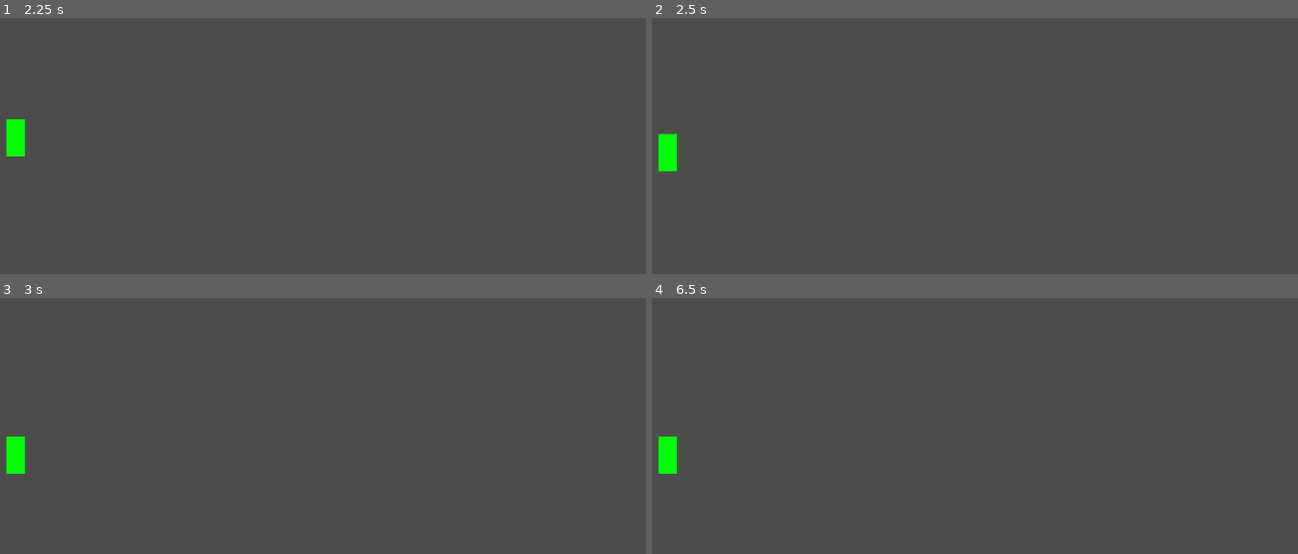
Above: before the commit, frames 1-4 (two rows, left to right).
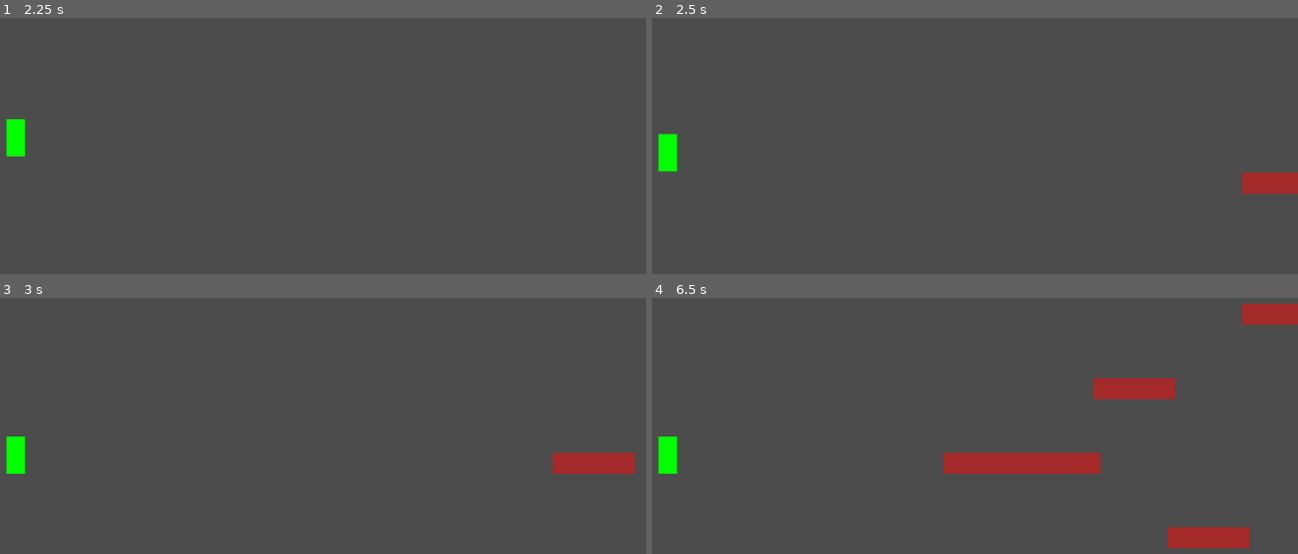
Above: after the commit, the same moments.

Repository: the-g-force/FamJam-December2020
Game: Godot game, scene res://src/SplashScreen.tscn
The game is run twice, just before and just after one commit, with the same random seed, the same clock (stepped at 60 frames per second) and the same inputs.
Inputs (mouse positions are in pixels of both pictures, inside the frame that each line leads up to):
- Up to frame 1 (2.25 s): tap Enter at 0.5 s; move the mouse to (432, 87) at 0.52 s; click (432, 87) at 0.67 s; tap Space (jump) at 0.77, 2 s; click "PLAY" at 1.25 s; move the mouse to (109, 130) at 2.02 s; click (109, 130) at 2.17 s
- Up to frame 2 (2.5 s): tap Space (jump) at 2.27 s
- Up to frame 3 (3 s): move the mouse to (outside the picture) at 2.77 s; click (outside the picture) at 2.92 s
- Up to frame 4 (6.5 s): move the mouse to (878, 477) at 3.52 s; click (878, 477) at 3.67 s; tap Space (jump) at 3.77, 4.52, 5.27 s; move the mouse to (1142, 456) at 4.27 s; click (1142, 456) at 4.42 s; move the mouse to (684, 321) at 5.02 s; click (684, 321) at 5.17 s; move the mouse to (955, 387) at 5.77 s; click (955, 387) at 5.92 s

Frame 1 is identical in both runs. In frame 2, 0.7% of the frame differs, in the area x 91-100%, y 60-69%; in frame 3, 1.0%; in frame 4, 4.8%, in the area x 45-100%, y 2-98%.

Commit message:
Add tiles that move across the screen

Diff:
--- /dev/null
+++ b/project/src/TestLevel.gd
@@ -0,0 +1,32 @@
+extends Node2D
+
+
+const TILE : PackedScene = preload("res://src/Tile.tscn")
+
+export var tile_spawn_delay := 1.0
+export var tile_speed := 100.0
+
+var tile_height_increments := [200, 300, 400, 500]
+
+onready var _timer := $Timer
+onready var _tiles := $Tiles
+
+# Called when the node enters the scene tree for the first time.
+func _ready():
+	_timer.start(tile_spawn_delay)
+
+
+func _process(delta):
+	for tile in _tiles.get_children():
+		if tile.position.x > 0:
+			tile.position.x -= tile_speed*delta
+		else:
+			tile.queue_free()
+
+
+func _on_Timer_timeout():
+	var tile_height_index = randi()%tile_height_increments.size()
+	var tile_height = tile_height_increments[tile_height_index]
+	var Tile = TILE.instance()
+	Tile.position = Vector2(1024, tile_height)
+	_tiles.add_child(Tile)
--- a/project/src/TestLevel.tscn
+++ b/project/src/TestLevel.tscn
@@ -1,11 +1,13 @@
-[gd_scene load_steps=3 format=2]
+[gd_scene load_steps=4 format=2]
 
 [ext_resource path="res://src/Elf.tscn" type="PackedScene" id=1]
+[ext_resource path="res://src/TestLevel.gd" type="Script" id=2]
 
 [sub_resource type="RectangleShape2D" id=1]
 extents = Vector2( 65.8379, 19.6357 )
 
-[node name="Node2D" type="Node2D"]
+[node name="TestLevel" type="Node2D"]
+script = ExtResource( 2 )
 
 [node name="Elf" parent="." instance=ExtResource( 1 )]
 position = Vector2( 166, 310 )
@@ -15,3 +17,8 @@
 
 [node name="CollisionShape2D" type="CollisionShape2D" parent="StaticBody2D"]
 shape = SubResource( 1 )
+
+[node name="Tiles" type="Node2D" parent="."]
+
+[node name="Timer" type="Timer" parent="."]
+[connection signal="timeout" from="Timer" to="." method="_on_Timer_timeout"]
--- /dev/null
+++ b/project/src/Tile.gd
@@ -0,0 +1,16 @@
+extends StaticBody2D
+
+
+# Declare member variables here. Examples:
+# var a = 2
+# var b = "text"
+
+
+# Called when the node enters the scene tree for the first time.
+func _ready():
+	pass # Replace with function body.
+
+
+func _draw():
+	var extents:Vector2 = $CollisionShape2D.shape.extents
+	draw_rect(Rect2(-extents, extents*2), Color.brown)
--- /dev/null
+++ b/project/src/Tile.tscn
@@ -0,0 +1,12 @@
+[gd_scene load_steps=3 format=2]
+
+[ext_resource path="res://src/Tile.gd" type="Script" id=1]
+
+[sub_resource type="RectangleShape2D" id=1]
+extents = Vector2( 55.4372, 13.88 )
+
+[node name="StaticBody2D" type="StaticBody2D"]
+script = ExtResource( 1 )
+
+[node name="CollisionShape2D" type="CollisionShape2D" parent="."]
+shape = SubResource( 1 )
